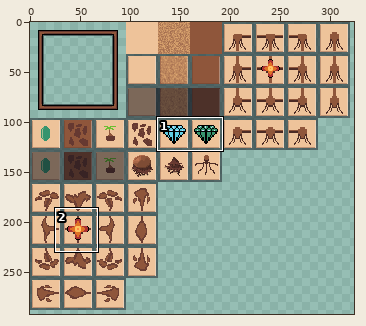
Two states of a sprite sheet, GGJ2023/Assets/Art/Tilesets/FloorTiles.png. The picture above shows the old version from afar; the outline marks the close-up.
Close-up. Before the edit:
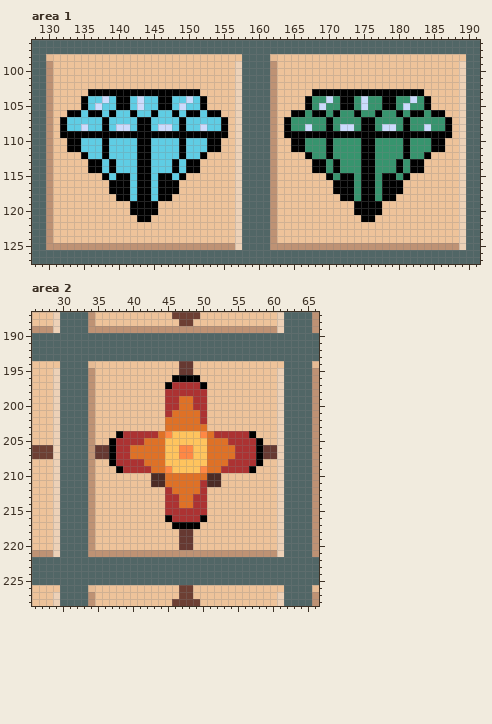
The file is 384x384 pixels. Colours within 5 levels of each other are drawn and written as one. Shown: area 1: x 128..191, y 96..127; area 2: x 26..66, y 187..228. The wide view leaves out empty margins.
Once edited:
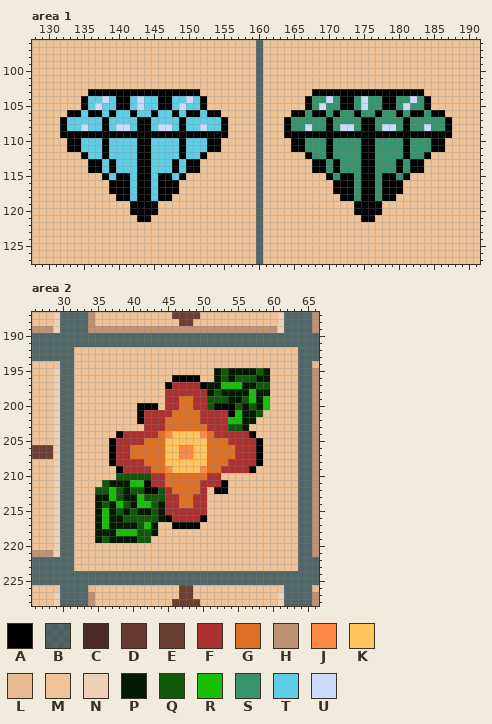
Palette (. is transparent): A #000000  B #0c0e1980  C #4c2b25  D #663931  E #6d3f33  F #ac3232  G #df7126  H #be9274  J #ff8845  K #ffc45e  L #e6bb94  M #eec39a  N #edd1b7  P #021a00  Q #12580b  R #19be09  S #37946e  T #5fcde4  U #cbdbfc
Change:
Area 1:
The author changed colour B to colour M in rows 96 to 97 at x 128 to 159 and 161 to 191; in rows 98 to 125 at x 128 to 129, 158 to 159, 161 and 190 to 191; in rows 126 to 127 at x 128 to 159 and 161 to 191.
The author changed colour H to colour M in rows 99 to 124 at x 130 and 162; in row 125 at x 130 to 156 and 162 to 188.
The author changed colour L to colour M in row 98 at x 130 and 162.
The author changed colour N to colour M in rows 99 to 125 at x 157 and 189.
Area 2:
The author changed colour M to colour A in row 200 at x 41 to 43 and 52 to 54; in row 201 at x 41 and 54; in row 202 at x 41; in row 211 at x 42 and 53; in row 212 at x 42 to 43 and 52 to 53.
The author changed colour C to colour F in rows 210 to 211 at x 43 to 44 and 51 to 52.
The author changed colour M to colour F in rows 201 to 203 at x 42 to 44 and 51 to 53.
The author changed colour B to colour M in rows 192 to 193 at x 32 to 63; in rows 194 to 221 at x 32 to 33 and 62 to 63; in rows 222 to 223 at x 32 to 63.
The author changed colour D to colour M in rows 194 to 195 at x 47 to 48; in rows 206 to 207 at x 35 to 36 and 59 to 60; in rows 218 to 220 at x 47 to 48.
The author changed colour H to colour M in rows 195 to 220 at x 34; in row 221 at x 34 to 60.
The author changed colour L to colour M in row 194 at x 34.
The author changed colour N to colour M in rows 195 to 221 at x 61.
The author changed colour M to colour P in row 195 at x 52, 54 to 57 and 59; in row 196 at x 52, 54 and 58 to 59; in row 197 at x 51 to 52 and 56 to 57; in row 198 at x 51, 53 to 56 and 58 to 59; in row 199 at x 54 to 55 and 58; in row 200 at x 56 and 58.
The author changed colour M to colour P in rows 201 to 202 at x 56 to 57; in row 203 at x 56; in row 211 at x 37 to 39; in row 212 at x 39; in row 213 at x 35 to 36 and 39 to 40; in row 214 at x 35, 37, 40 and 44.
The author changed colour M to colour P in row 215 at x 35, 37, 39, 41 to 42 and 44; in row 216 at x 35, 37 to 38 and 44; in row 217 at x 35, 37 to 40 and 43; in row 218 at x 35 to 37 and 43; in row 219 at x 35 and 37 to 40.
The author changed colour M to colour Q in row 195 at x 53 and 58; in row 196 at x 53 and 55 to 57; in row 197 at x 58 to 59; in row 198 at x 52; in row 199 at x 51 to 53 and 56; in row 200 at x 51, 55 and 57.
The author changed colour M to colour Q in row 201 at x 58; in row 203 at x 54 to 55; in row 210 at x 38 to 42; in row 211 at x 36; in row 212 at x 35 to 36, 38, 40 to 41 and 44; in row 213 at x 38 and 42 to 44.
The author changed colour M to colour Q in row 214 at x 36, 39 and 43; in row 215 at x 38, 40 and 43; in row 216 at x 39 to 43; in row 217 at x 41; in row 218 at x 41 to 42; in row 219 at x 36 and 41 to 42.
The author changed colour M to colour R in row 197 at x 53 to 55; in row 198 at x 57; in row 199 at x 57 and 59; in row 200 at x 59; in row 201 at x 55; in row 202 at x 54 to 55.
The author changed colour M to colour R in row 211 at x 40 to 41; in row 212 at x 37; in row 213 at x 37 and 41; in row 214 at x 38 and 41 to 42; in rows 215 to 216 at x 36; in row 217 at x 36 and 42.
The author changed colour M to colour R in row 218 at x 38 to 40.
